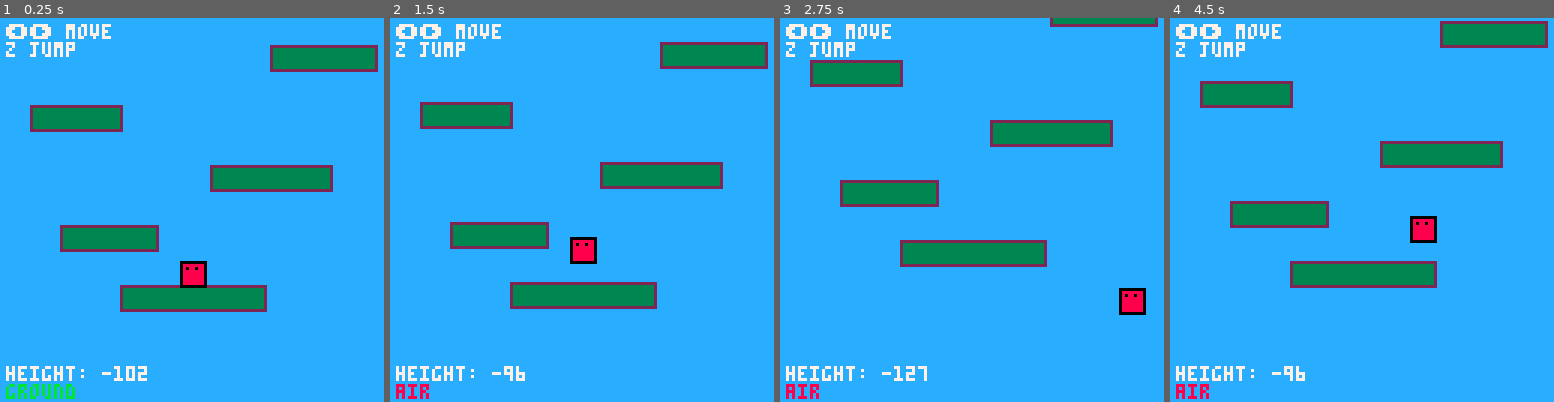
Above: before the commit, frames 1-4 (left to right).
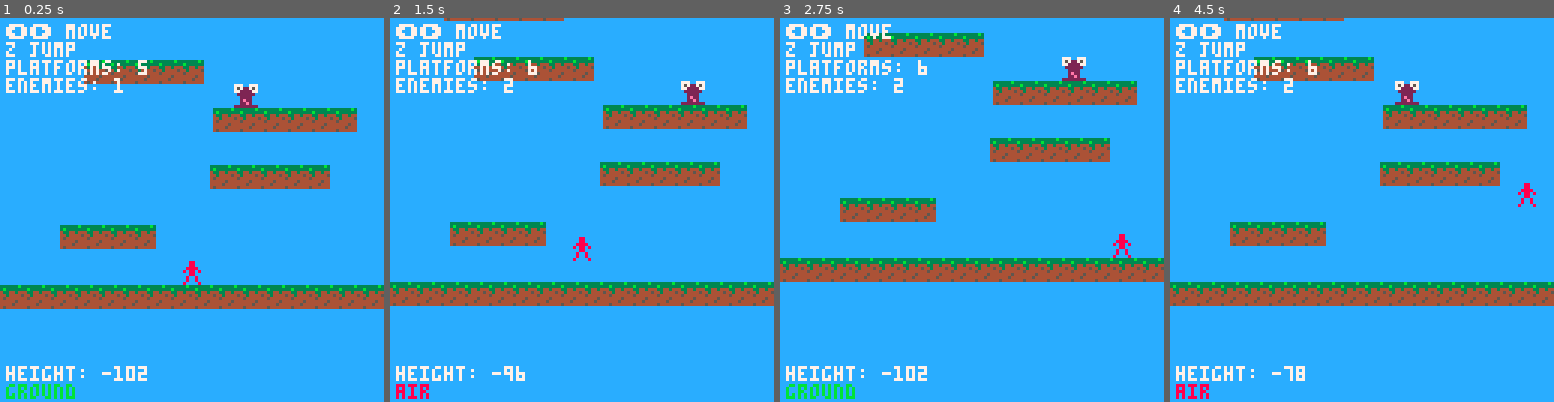
Above: after the commit, the same moments.

Repository: Chubidubiman/plataformer-pico8
Game: PICO-8 cartridge main.p8
Same seed, same stepped clock (60 frames per second), same inputs: the game is played once before the commit and once after it.
Inputs:
- Up to frame 1 (0.25 s): no input
- Up to frame 2 (1.5 s): tap O (Z key) at 0.7 s
- Up to frame 3 (2.75 s): hold Right 1.6-2.1 s; tap O (Z key) at 1.7, 2.1, 2.5 s; hold Right from 2.47 s (still down)
- Up to frame 4 (4.5 s): tap O (Z key) every 0.4 s from 2.9 to 4.1 s; release Right at 3.03 s; hold Left 3.08-3.58 s; hold Right from 4.02 s (still down)

The runs differ from the first frame. In frame 1, 19% of the frame differs, in the area x 0-100%, y 7-77%; in frame 2, 19%; in frame 3, 21%; in frame 4, 24%, in the area x 0-100%, y 0-93%.

Commit message:
Add new elements for gameplay
+ Implement sprites
+ Generate platforms
+ Generate enemies

Diff:
--- a/main.p8
+++ b/main.p8
@@ -15,28 +15,152 @@
 	grounded = false,
 	jump_power = -4,
 	speed = 2,
-	sprite = 1,
+	sprite = 0,
 }
 
 -- variables of physics
 gravity = 0.3
-friction = 0.8
+friction = 0.7
 
 -- plataforms
 plataforms = {
- {x=40, y=110, w=48, h=8},
- {x=20, y=90, w=32, h=8},
- {x=70, y=70, w=40, h=8},
- {x=10, y=50, w=30, h=8},
- {x=90, y=30, w=35, h=8},
- {x=50, y=10, w=28, h=8},
+ {x=0, y=110, w=125, h=8, sprite=63},
+ {x=20, y=90, w=32, h=8, sprite=63},
+ {x=70, y=70, w=40, h=8, sprite=63},
 }
+
+-- enemies
+enemies = {}
+enemy_spawn_chance = 0.3 -- probability that an enemy appears on a platform
+enemy_speed = 0.5 -- enemy's movement speed
+
+-- plataform generation
+highest_platform_y = 70 -- height of the highest platform
+generation_distance = 50 -- distance to generate new platforms
+platform_spacing = 15 -- vertical spacing between platforms
+platform_spacing_x = 90 -- horizontal spacing between platforms (0-100)
+max_platforms = 20 -- maximum number of platforms in memory
 
 -- camera
 cam_y = 0
 
+function generate_platforms()
+	-- generate platforms when the player approaches the upper limit
+	while player.y < highest_platform_y + generation_distance do
+		-- create new platform
+		local new_platform = {
+			x = rnd(platform_spacing_x),  -- position x random (0-100)
+			y = highest_platform_y - platform_spacing - rnd(10), -- altura con variaciれはn
+			w = 20 + rnd(40), -- random width between 20-60
+			h = 8,
+			sprite = 63
+		}
+
+		-- ensure that the platform is within the limits
+		if new_platform.x + new_platform.w > 128 then
+			new_platform.x = 128 - new_platform.w
+		end
+
+		-- add platform to array
+		add(plataforms, new_platform)
+
+		-- possibility of generating enemy on this platform
+		if rnd() < enemy_spawn_chance and new_platform.w >= 16 then
+			create_enemy(new_platform)
+		end
+
+		-- update higher height
+		highest_platform_y = new_platform.y
+	end
+end
+
+function create_enemy(platform)
+	local enemy = {
+		x = platform.x + rnd(platform.w - 8),
+		y = platform.y - 8,
+		w = 8,
+		h = 8,
+		dx = (rnd() > 0.5) and enemy_speed or -enemy_speed, -- random direction
+		sprite = 16, -- enemy sprite
+		platform = platform, -- reference to the platform
+		alive = true
+	}
+	add(enemies, enemy)
+end
+
+function cleanup_platforms()
+	-- delete platforms that are very down to save memory
+	local cutoff_y = player.y + 200
+
+	for i = #plataforms, 1, -1 do
+		if plataforms[i].y > cutoff_y then
+			del(plataforms, plataforms[i])
+		end
+	end
+
+	-- limit total number of platforms
+	while #plataforms > max_platforms do
+		-- eliminate the lowest platform
+		local lowest_platform = plataforms[1]
+		local lowest_index = 1
+
+		for i = 2, #plataforms do
+			if plataforms[i].y > lowest_platform.y then
+				lowest_platform = plataforms[i]
+				lowest_index = i
+			end
+		end
+
+		del(plataforms, lowest_platform)
+	end
+end
+
+function cleanup_enemies_for_platform(platform)
+	-- eliminate enemies that are on this platform
+	for i = #enemies, 1, -1 do
+		if enemies[i].platform == platform then
+			del(enemies, enemies[i])
+		end
+	end
+end
+
+function update_enemies()
+	for enemy in all(enemies) do
+		if enemy.alive then
+			-- move enemy
+			enemy.x = enemy.x + enemy.dx
+
+			-- check platform limits
+			if enemy.x <= enemy.platform.x then
+				enemy.x = enemy.platform.x
+				enemy.dx = -enemy.dx -- change direction
+			elseif enemy.x + enemy.w >= enemy.platform.x + enemy.platform.w then
+				enemy.x = enemy.platform.x + enemy.platform.w - enemy.w
+				enemy.dx = -enemy.dx -- change direction
+			end
+
+			-- check collision with player
+			if player.x < enemy.x + enemy.w and
+						player.x + player.w > enemy.x and
+						player.y < enemy.y + enemy.h and
+						player.y + player.h > enemy.y then
+
+				-- the player plays the enemy - restart game
+				player.x = 60
+				player.y = 100
+				player.dx = 0
+				player.dy = 0
+				-- opcional: eliminate all enemies
+				-- enemies = {}
+			end
+		end
+	end
+end
+
 function _init()
 	-- start basics sprites
+	-- initialize random seed
+	srand(stat(0))
 end
 
 function _update()
@@ -88,6 +212,15 @@
 	target_cam_y = player.y - 64
 	cam_y = cam_y + (target_cam_y - cam_y) * 0.1
 
+	-- generate new plataforms
+	generate_platforms()
+
+	-- update enemies
+	update_enemies()
+
+	-- clean up lod plataforms
+	cleanup_platforms()
+
 	--limit down (restar if fall)
 	if player.y > cam_y + 150 then
 		player.x = 60
@@ -105,17 +238,26 @@
 
 	-- draw plataforms
 	for p in all(plataforms) do
-		rectfill(p.x, p.y, p.x + p.w, p.y + p.h, 3)
-		rect(p.x, p.y, p.x + p.w, p.y + p.h, 2)
+
+		local tiles_x = ceil(p.w/8)
+		local tiles_y = ceil(p.h/8)
+
+		for tx = 0, tiles_x - 1 do
+			for ty = 0, tiles_y - 1 do
+				spr(p.sprite, p.x + tx * 8, p.y + ty * 8)
+			end
+		end
 	end
 
 	-- draw player
-	rectfill(player.x, player.y, player.x + player.w, player.y + player.h, 8)
-	rect(player.x, player.y, player.x + player.w, player.y + player.h, 0)
-
-	-- draw eyes
-	pset(player.x + 2, player.y + 2, 0)
-	pset(player.x + 5, player.y + 2, 0)
+	spr(player.sprite, player.x, player.y)
+
+	-- draw enemies
+	for enemy in all(enemies) do
+		if enemy.alive then
+			spr(enemy.sprite, enemy.x, enemy.y)
+		end
+	end
 
 	-- reset camera for ui
 	camera()
@@ -124,6 +266,8 @@
 	print("⬅️➡️ move", 2, 2, 7)
 	print("z jump", 2, 8, 7)
 	print("height: " .. flr(-player.y), 2, 116,7)
+	print("platforms: " .. #plataforms, 2, 14, 7)
+ print("enemies: " .. #enemies, 2, 20, 7)
 
 	-- jump indicator
 	if player.grounded then
Not shown, changed: 32 lines of the sprite sheet (__gfx__) section of main.p8
